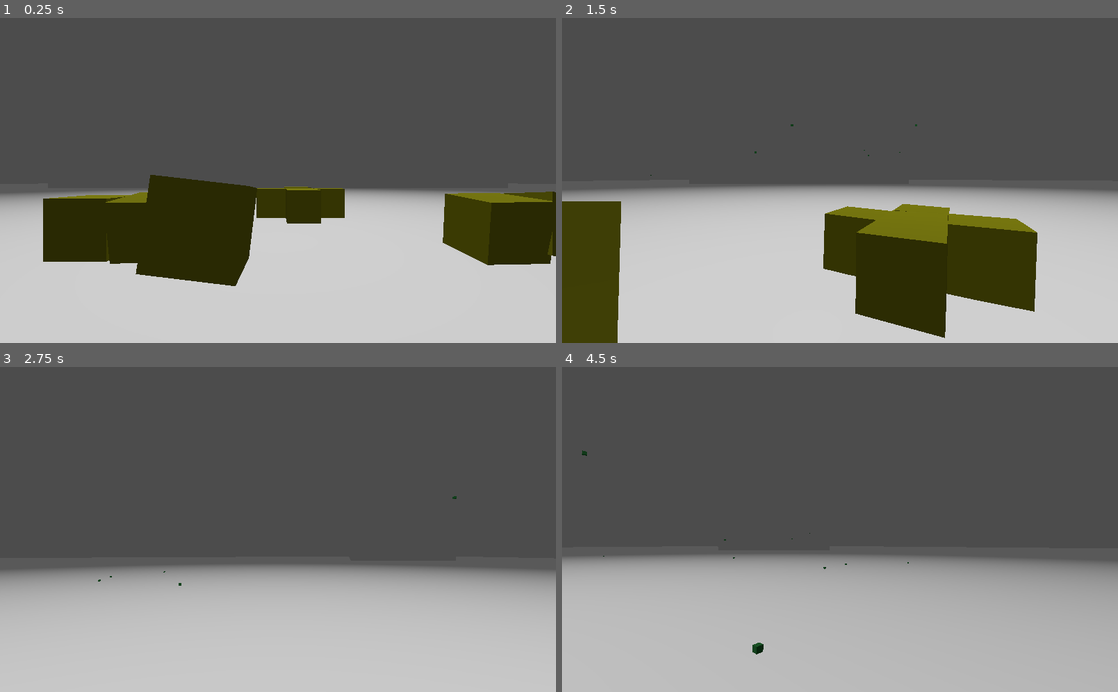
Above: before the commit, frames 1-4 (two rows, left to right).
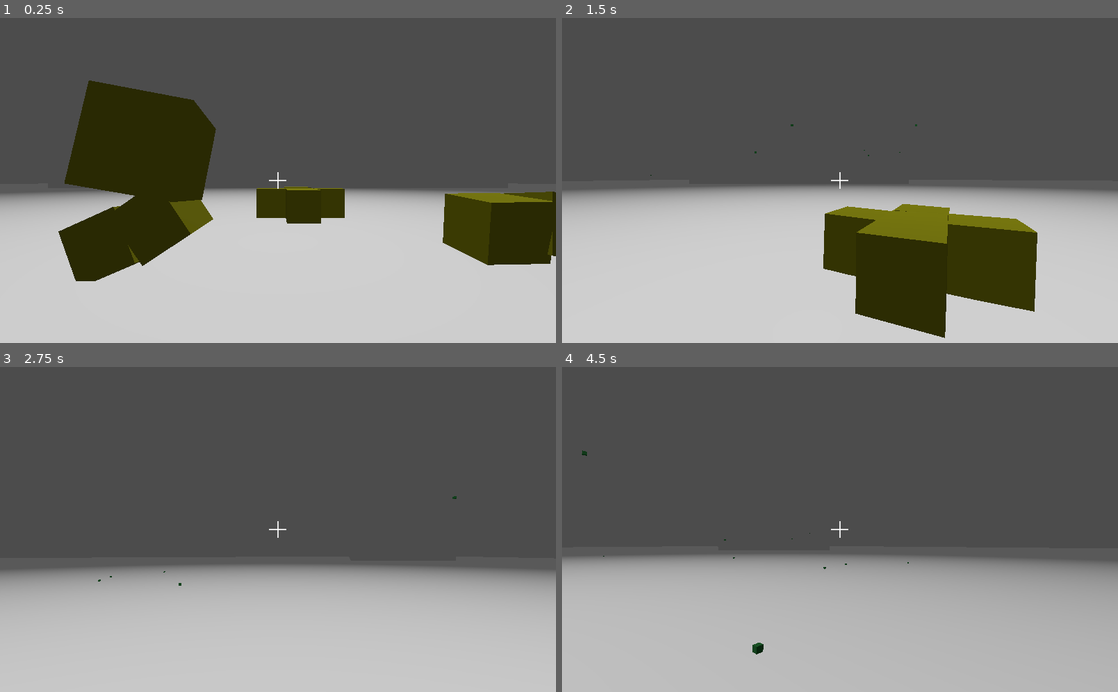
Above: after the commit, the same moments.

Repository: Dunkhan/DarwinsGarden
Game: Godot game, scene res://World.tscn
Two runs of this game, one before a commit and one after it. Both use one fixed random seed, a clock stepped at 60 frames per second and the inputs below.
Inputs (mouse positions are in pixels of both pictures, inside the frame that each line leads up to):
- Up to frame 1 (0.25 s): no input
- Up to frame 2 (1.5 s): move the mouse to (867, 180) at 0.52 s; hold Up (ui_up) from 0.53 s (still down); click (867, 180) at 0.67 s; move the mouse to (812, 180) at 1.27 s; click (812, 180) at 1.42 s
- Up to frame 3 (2.75 s): keep holding Up (ui_up); move the mouse to (289, 523) at 2.02 s; click (289, 523) at 2.17 s
- Up to frame 4 (4.5 s): keep holding Up (ui_up); move the mouse to (834, 536) at 2.77 s; click (834, 536) at 2.92 s; move the mouse to (878, 532) at 3.52 s; click (878, 532) at 3.67 s; tap Enter at 4.25 s; move the mouse to (795, 526) at 4.27 s; click (795, 526) at 4.42 s

The runs differ from the first frame. In frame 1, 13% of the frame differs, in the area x 7-52%, y 19-83%; in frame 2, 4.5%; in frame 3, less than 0.1%; in frame 4, less than 0.1%.

Commit message:
Fixed some bugs with creature part positions. Added ability print genome of targetted creature, and load from string

Diff:
--- /dev/null
+++ b/Control.gd
@@ -0,0 +1,15 @@
+extends Control
+
+func _ready():
+	var rect = TextureRect.new()
+	rect.texture = load("res://Cross.png")
+	rect.anchor_left = 0.5
+	rect.anchor_right = 0.5
+	rect.anchor_top = 0.5
+	rect.anchor_bottom = 0.5
+	var texture_size = rect.texture.get_size()
+	rect.margin_left = -texture_size.x / 2
+	rect.margin_right = -texture_size.x / 2
+	rect.margin_top = -texture_size.y / 2
+	rect.margin_bottom = -texture_size.y / 2
+	add_child(rect)
--- a/Creature/Creature.gd
+++ b/Creature/Creature.gd
@@ -16,7 +16,9 @@
 func _ready():
 	pass
 
-func init():
+func init(_genome = null):
+	if _genome:
+		genome = _genome
 	part = Part.instance()
 	part.init(true, Part)
 	add_child(part)
--- a/Creature/Part.gd
+++ b/Creature/Part.gd
@@ -1,4 +1,5 @@
 extends Spatial
+class_name Part
 
 var Organ = preload("Organ.gd")
 
@@ -64,13 +65,23 @@
 	value = value*(1.0/255.0) + 0.5
 	size = value
 	#print(value)
-#warning-ignore:unsafe_property_access
+	#warning-ignore:unsafe_property_access
 	var new_transform = get_node("PartRigidBody").transform.scaled(Vector3(value, value, value))
+	set_transform(new_transform)
 	if not is_core:
-#warning-ignore:unsafe_property_access
+		#warning-ignore:unsafe_property_access
 		new_transform = new_transform.translated((new_transform.origin + get_parent().get_node("PartRigidBody").transform.origin)*value)
-	set_transform(new_transform)
-#	set_limb_limits(true)
+		set_transform(new_transform)
+		var new_limb = limb.duplicate()
+		limb.queue_free()
+		limb = new_limb
+		#warning-ignore:unsafe_property_access
+		var parent = get_parent()
+		limb.set_node_a(get_parent().rigid_body.get_path())
+		limb.set_node_b(rigid_body.get_path())
+		add_child(limb)
+
+
 
 func add_mouth(_genome):
 	#print("Adding mouth")
@@ -194,7 +205,7 @@
 	if new_part == null:
 		new_part = get_creature().Part.instance()
 		var t = self.get_transform()
-		t.origin += direction
+		t.origin = direction
 		new_part.set_transform(t)
 		new_part.limb=Generic6DOFJoint.new()
 		add_child(new_part)
--- a/Genetics/Genetics.gd
+++ b/Genetics/Genetics.gd
@@ -1,4 +1,5 @@
 extends Node
+class_name Genetics
 
 var genome = null
 var pointer = 0
@@ -39,7 +40,14 @@
 	#print(genome_to_string(result))
 	return result
 
-func genome_to_string(bytes):
+static func genome_from_string(genome_string):
+	var tokens = genome_string.split(",", true)
+	var result = PoolByteArray([])
+	for i in tokens:
+		result.append(int(i))
+	return result
+
+static func genome_to_string(bytes):
 	var result = ""
 	for byte in bytes:
 		result = result + str(byte) + ","
--- /dev/null
+++ b/PlayerControls.gd
@@ -0,0 +1,26 @@
+extends Node
+
+var was_clicked = false
+var from = null
+var to = null
+var camera = null
+
+func _ready():
+	camera = get_parent().get_node("Camera")
+
+const ray_length = 1000
+
+func _input(event):
+	if event is InputEventMouseButton and event.pressed and event.button_index == 1:
+		from = camera.project_ray_origin(event.position)
+		to = from + camera.project_ray_normal(event.position) * ray_length
+		was_clicked = true
+
+func _physics_process(delta):
+	if was_clicked:
+		var space_state = PhysicsServer.space_get_direct_state(camera.get_world().get_space())
+		var result = space_state.intersect_ray(from, to,[self], 1)
+		was_clicked = false
+		if "collider" in result and result["collider"].get_parent() is Part:
+			var creature = result["collider"].get_parent().get_creature()
+			print(creature.genetics.genome_to_string(creature.genome))
--- a/TestScript.gd
+++ b/TestScript.gd
@@ -51,6 +51,7 @@
 			[bp.new_part, [255, 128, 128]],
 			[bp.articulation, [100, 200, 300, 400, 500, 600, 700, 800, 900, 2]],
 		])
+#	creature_from_string("3,1,255,128,128,3,5,1,128,128,3,5,1,128,128,5,1,0,128,128,3,0,3,128,255,3,5,3")
 
 func on_quit():
 	print("quitting")
@@ -62,6 +63,10 @@
 	c.set_transform(t)
 	add_child(c)
 	c.init_blueprint(blueprint)
+
+func creature_from_string(genome_string):
+	var t = Vector3(0,0,0)
+	creature_from_genome(Genetics.genome_from_string(genome_string), t)
 
 func creature_from_genome(genome, position : Vector3):
 	var c = Creature.instance()
--- a/World.tscn
+++ b/World.tscn
@@ -1,7 +1,9 @@
-[gd_scene load_steps=6 format=2]
+[gd_scene load_steps=8 format=2]
 
 [ext_resource path="res://TestScript.gd" type="Script" id=1]
 [ext_resource path="res://maujoe.camera_control/scripts/camera_control.gd" type="Script" id=2]
+[ext_resource path="res://Control.gd" type="Script" id=3]
+[ext_resource path="res://PlayerControls.gd" type="Script" id=4]
 
 [sub_resource type="Environment" id=1]
 ambient_light_color = Color( 1, 1, 1, 1 )
@@ -84,3 +86,13 @@
 script = ExtResource( 2 )
 pitch_limit = 70
 max_speed = Vector3( 10, 10, 10 )
+
+[node name="Control" type="Control" parent="Camera"]
+anchor_left = 0.5
+anchor_top = 0.5
+anchor_right = 0.5
+anchor_bottom = 0.5
+script = ExtResource( 3 )
+
+[node name="PlayerControls" type="Node" parent="."]
+script = ExtResource( 4 )
--- a/project.godot
+++ b/project.godot
@@ -18,10 +18,22 @@
 "class": "Food",
 "language": "GDScript",
 "path": "res://Food.gd"
+}, {
+"base": "Node",
+"class": "Genetics",
+"language": "GDScript",
+"path": "res://Genetics/Genetics.gd"
+}, {
+"base": "Spatial",
+"class": "Part",
+"language": "GDScript",
+"path": "res://Creature/Part.gd"
 } ]
 _global_script_class_icons={
 "Base_Proteins": "",
-"Food": ""
+"Food": "",
+"Genetics": "",
+"Part": ""
 }
 
 [application]
Binary file added: Cross.png
Not shown, added: Cross.png.import
Not shown, added: notes.txt
